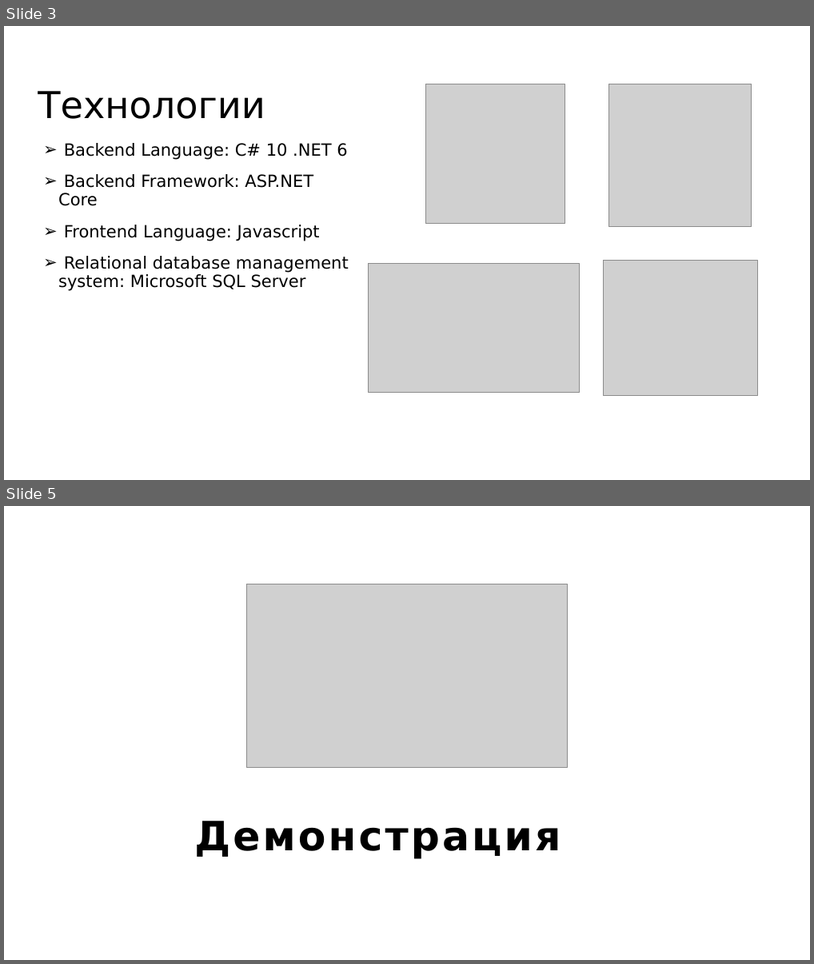
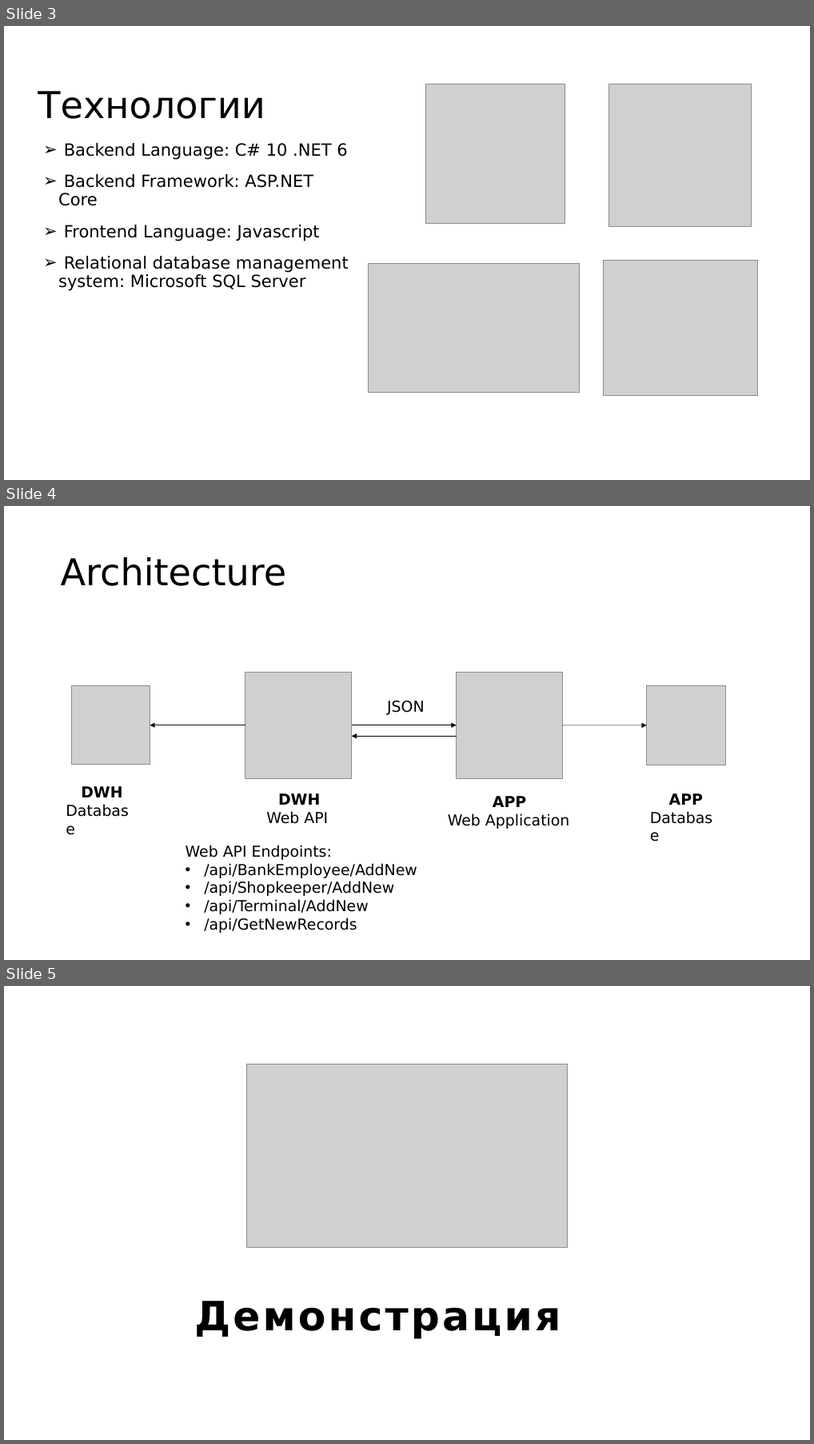
Before and after one commit to DDeveloperBG/SoftuniFest2022-Team-The-Usurpers, a slide deck: PresentationResources/Presentation.pptx. Shown one above the other, each under a label of ours: slides 3 and 5 before the commit, slides 3, 4 and 5 after it; the slides between them are not shown. The pictures are 814x964 and 814x1444 pixels, drawn with LibreOffice and Linux fonts; fonts in the diff are those of the drawing; grey boxes stand for pictures. Boxes give left, top, right and bottom in pixels: in the first picture for what was removed or moved away, otherwise in the second. Text is boxed around its words. In the diff, an @@ line names an element or a change of style, - is before the commit and + after.

Commit message:
Updated Presentation

```diff
--- a/PresentationResources/Presentation.pptx
+++ b/PresentationResources/Presentation.pptx
@@ slide 4 added at [4,506,810,960], background #FFFFFF @@
@@ title added at [61,557,287,586], 44 pt, text #000000 @@
+Architecture
@@ picture added at [246,672,352,778] @@
@@ picture added at [457,672,563,778] @@
@@ picture added at [72,686,150,764] @@
@@ picture added at [647,686,726,764] @@
@@ text added at [387,700,425,715], 18 pt, text #000000 @@
+JSON
@@ arrow added from (246, 725) to (150, 725), #131523 0.5 pt @@
@@ arrow added from (352, 725) to (457, 725), #000000 0.5 pt @@
@@ arrow added from (457, 736) to (352, 736), #000000 0.5 pt @@
@@ arrow added from (563, 725) to (647, 725), #131523 0.5 pt @@
@@ text added at [81,786,122,797], 18 pt, text #000000 @@
+DWH
+Database
@@ text added at [266,793,328,824], 18 pt, text #000000 @@
+DWH
+Web API
@@ text added at [670,793,703,804], 18 pt, text #000000 @@
+APP
+Database
@@ text added at [448,796,570,828], 18 pt, text #000000 @@
+APP
+Web Application
@@ text added at [186,844,418,932], 18 pt, text #000000 @@
+Web API Endpoints:
+• /api/BankEmployee/AddNew
+• /api/Shopkeeper/AddNew
+• /api/Terminal/AddNew
+• /api/GetNewRecords
```
Also in this commit, not shown: 1 slide removed.
